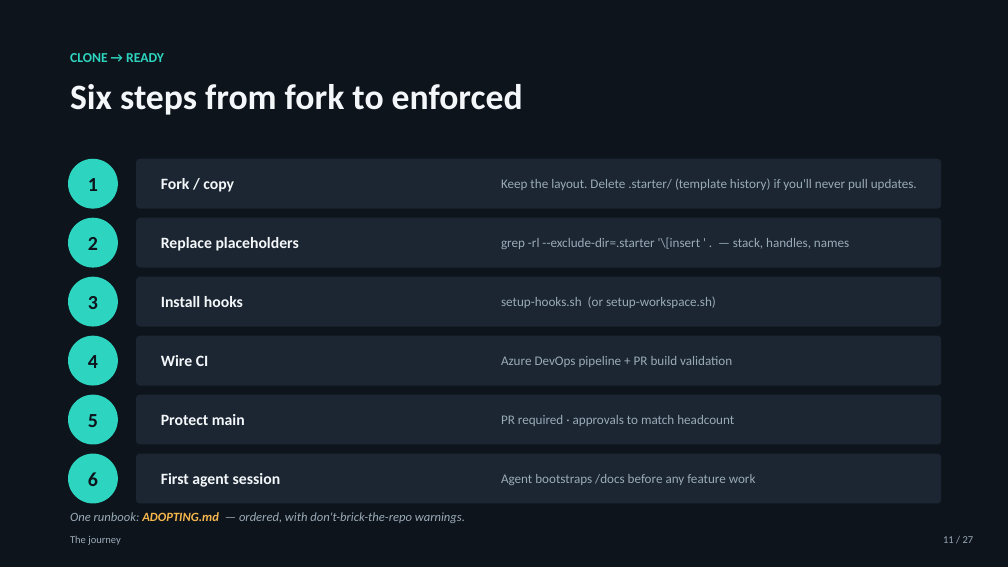
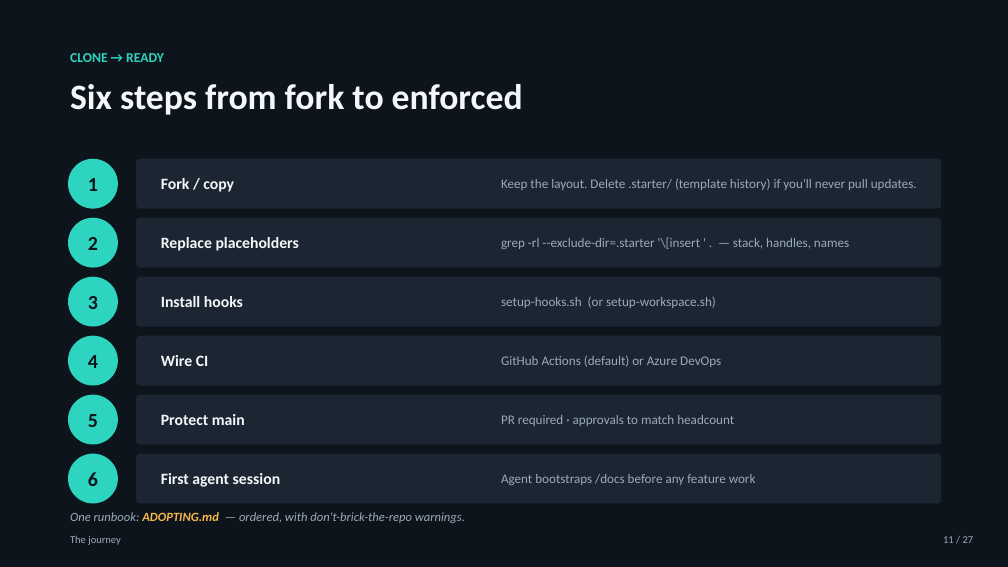
Before and after one commit to drewcurley/agentic-playbook, a slide deck: slide 11 of Agentic-Starter-Overview.pptx. Drawn at 1008x567 pixels with LibreOffice and Linux fonts; fonts in the diff are those of the drawing. Boxes give left, top, right and bottom in pixels: in the first picture for what was removed or moved away, otherwise in the second. Text is boxed around its words. In the diff, an @@ line names an element or a change of style, - is before the commit and + after.

```diff
--- a/Agentic-Starter-Overview.pptx
+++ b/Agentic-Starter-Overview.pptx
@@ text at [501,355,721,367]: text changed @@
-Azure DevOps pipeline + PR build validation
+GitHub Actions (default) or Azure DevOps
```
Also in this commit, not shown: 1 other slide changed, 23 other files.
